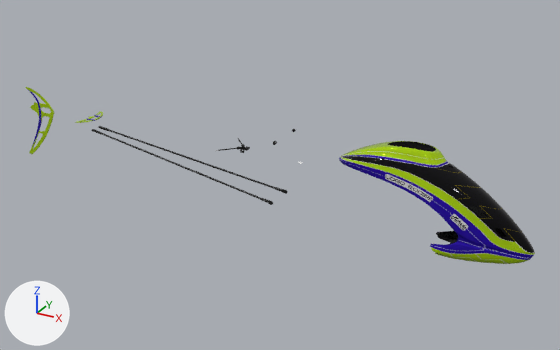
The FBX model HoverHere/Assets/Helicopters_Available/Logo600SE_V3/Resources/Logo600SE_V3_Setup_000/Prefabs/Logo600SE_V3_setup_000.fbx as it was, and as the next commit left it.
Before and after are seen from a camera (50 mm lens) standing at (0.808, -1.572, 0.741) and looking at (-0.084, 0.049, -0.07). The axes (+X, +Y, +Z) are drawn at lower left. The lights are the same throughout. Where no turn or scale is listed for an object, it has been applied to the vertices.

Objects in the first picture: 'Canopy', 'Canopy_Interior', 'Fin_rear_large', 'Fin_small', 'LOGO600SE - Kugelgelenk Gross-1'.
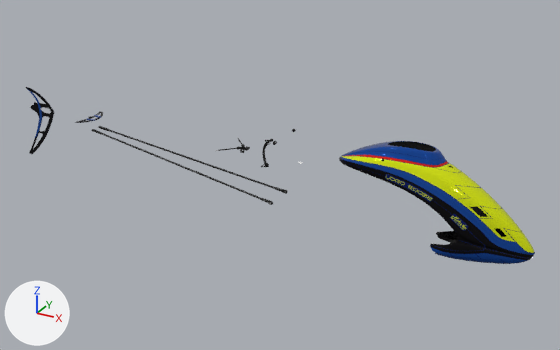
Pixel boxes (x1, y1, x2, y2) of what changed, in the pictures (560 x 350 px):
'Canopy', surface changed: (339, 141, 535, 264) in both
'Fin_rear_large', surface changed (green to grey): (26, 87, 54, 154) in both
'Fin_small', surface changed: (75, 111, 103, 123) in both
'LOGO600SE - Kabel-1.001', added: after (262, 139, 273, 166)

What the commit changed:
Picture 'Logo600SE_V3_Canopy_002_A.png' (img_logo600se_v3_canopy_002_a_png) is new.
Picture 'Logo600SE_V3_Details.png' (img_logo600se_v3_details_png) is new.
Material 'Canopy_A' (mat_canopy_a) changes its picture from img_logo600se_v3_canopy_000_a_png to img_logo600se_v3_canopy_002_a_png.
Material 'Details_Glossy' (mat_details_glossy) is new.
Its texture is img_logo600se_v3_details_png.
Mesh me_logo600se___kabel_1_002 is new.
It has 995 vertices, 1955 faces and spans x 0.1094..0.141, y 0.0323..0.0442, z -0.0241..0.0567.
It uses material mat_details_glossy (picture img_logo600se_v3_details_png).
Object 'LOGO600SE - Kabel-1.001' (ob_logo600se___kabel_1_001) is new; it shows me_logo600se___kabel_1_002.
Its location is (-0.238, 0.0, -0.026).
